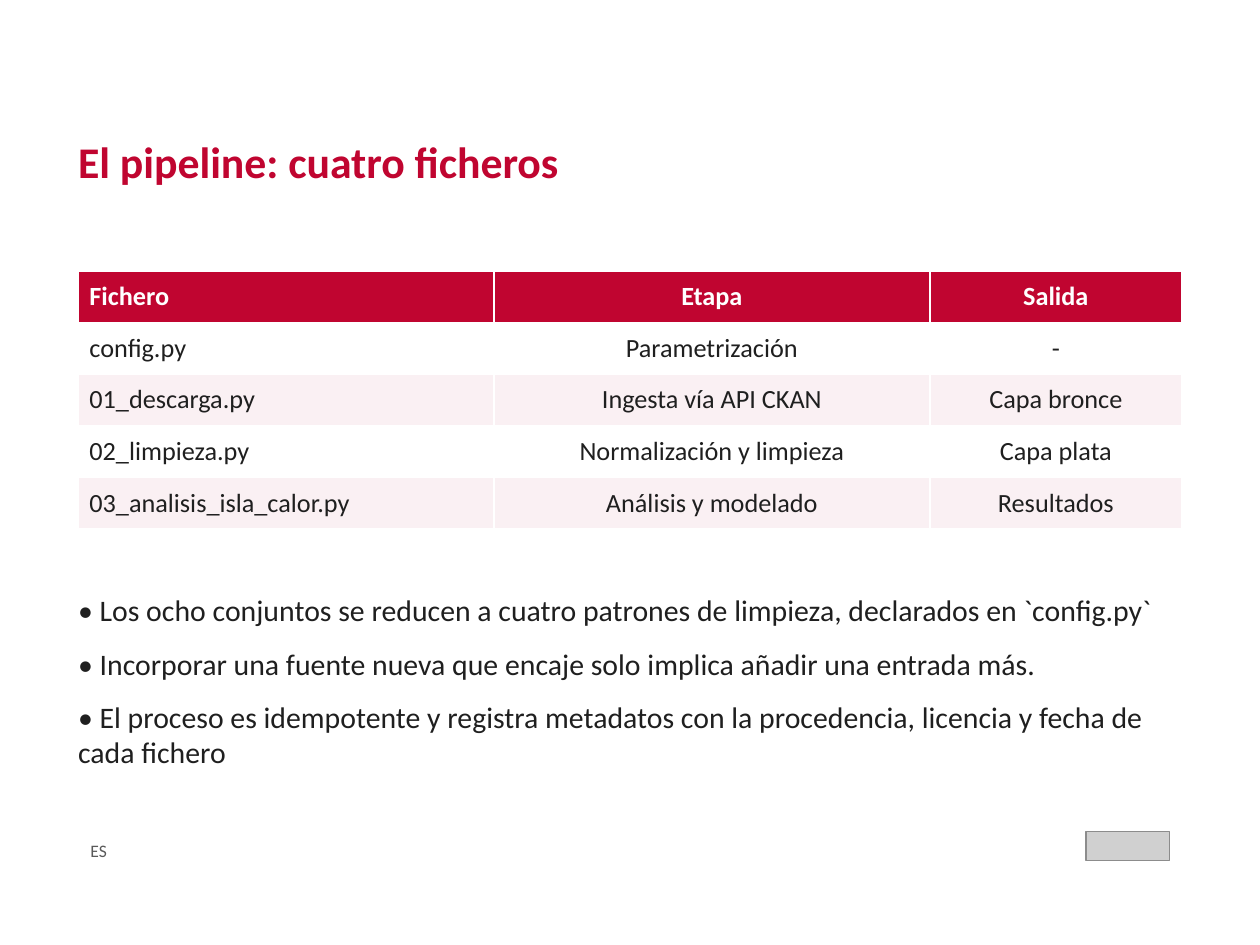
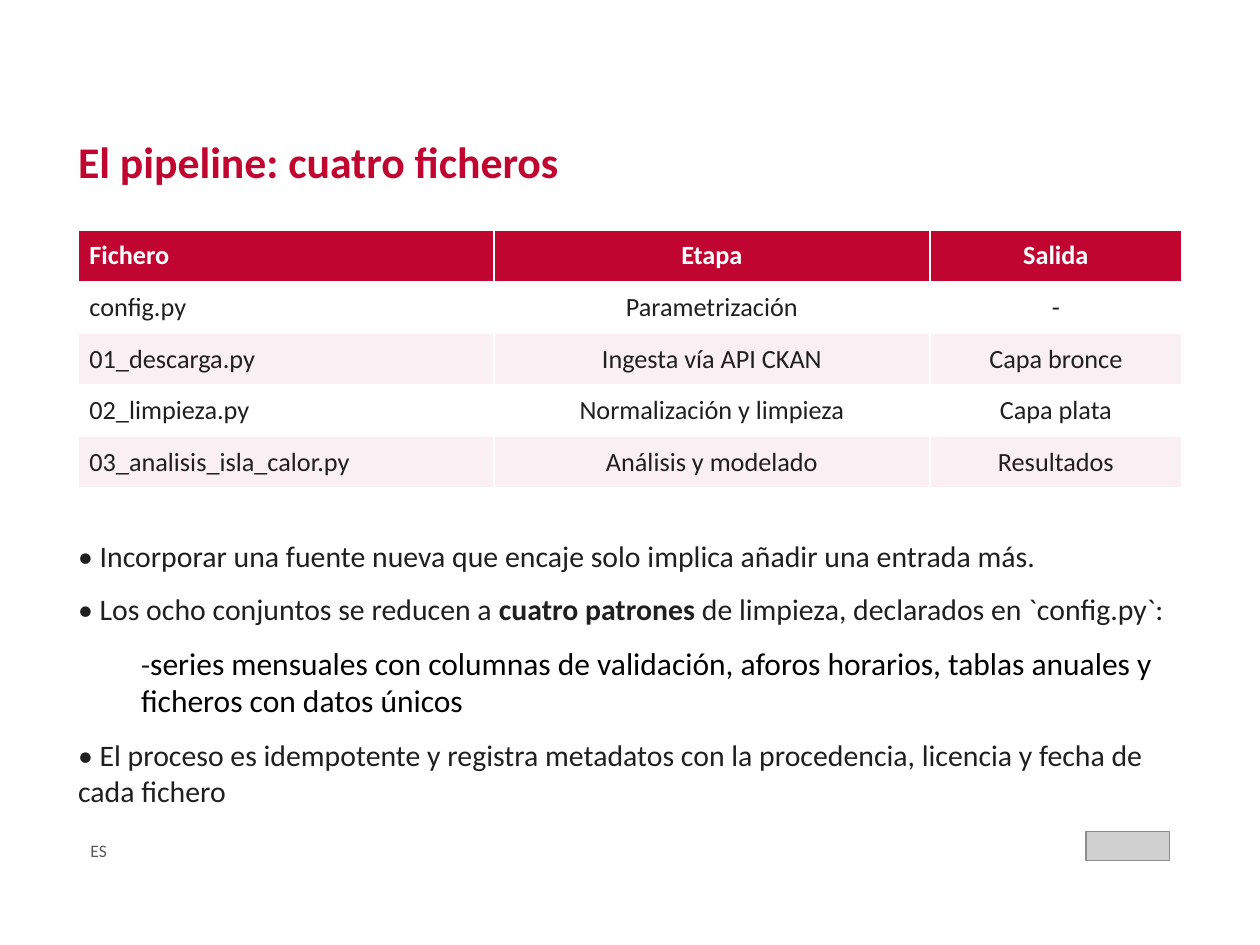
Before and after one commit to crismo04/TFM-cloud-soliutions-to-public-data, a slide deck: slide 15 of master's thesis/TFM_MII_Cloud_AI_PublicData_MolinaCristian_2026.pptx. Drawn at 1260x945 pixels with LibreOffice and Linux fonts; fonts in the diff are those of the drawing; grey boxes stand for pictures; background and template pictures are left out. Boxes give left, top, right and bottom in pixels: in the first picture for what was removed or moved away, otherwise in the second. Text is boxed around its words. In the diff, an @@ line names an element or a change of style, - is before the commit and + after.

```diff
--- a/master's thesis/TFM_MII_Cloud_AI_PublicData_MolinaCristian_2026.pptx
+++ b/master's thesis/TFM_MII_Cloud_AI_PublicData_MolinaCristian_2026.pptx
@@ table: place and size @@
-table at [78, 271, 1182, 529]
+table at [78, 229, 1182, 488]
@@ text "• Incorporar una fuente nueva ...": place and size @@
-text "• Incorporar una fuente nueva ..." at [78, 600, 1151, 764]
+text "• Incorporar una fuente nueva ..." at [78, 546, 1163, 803]
@@ text at [100, 599, 1163, 713]: paragraphs added @@
+• Los ocho conjuntos se reducen a cuatro patrones de limpieza, declarados en `config.py`:
+  -series mensuales con columnas de validación, aforos horarios, tablas anuales y ficheros con datos únicos
@@ text at [100, 600, 1151, 626]: paragraph removed @@
-• Los ocho conjuntos se reducen a cuatro patrones de limpieza, declarados en `config.py`
```
Also in this commit, not shown: 22 other slides changed, 1 slide added, 9 other files.
